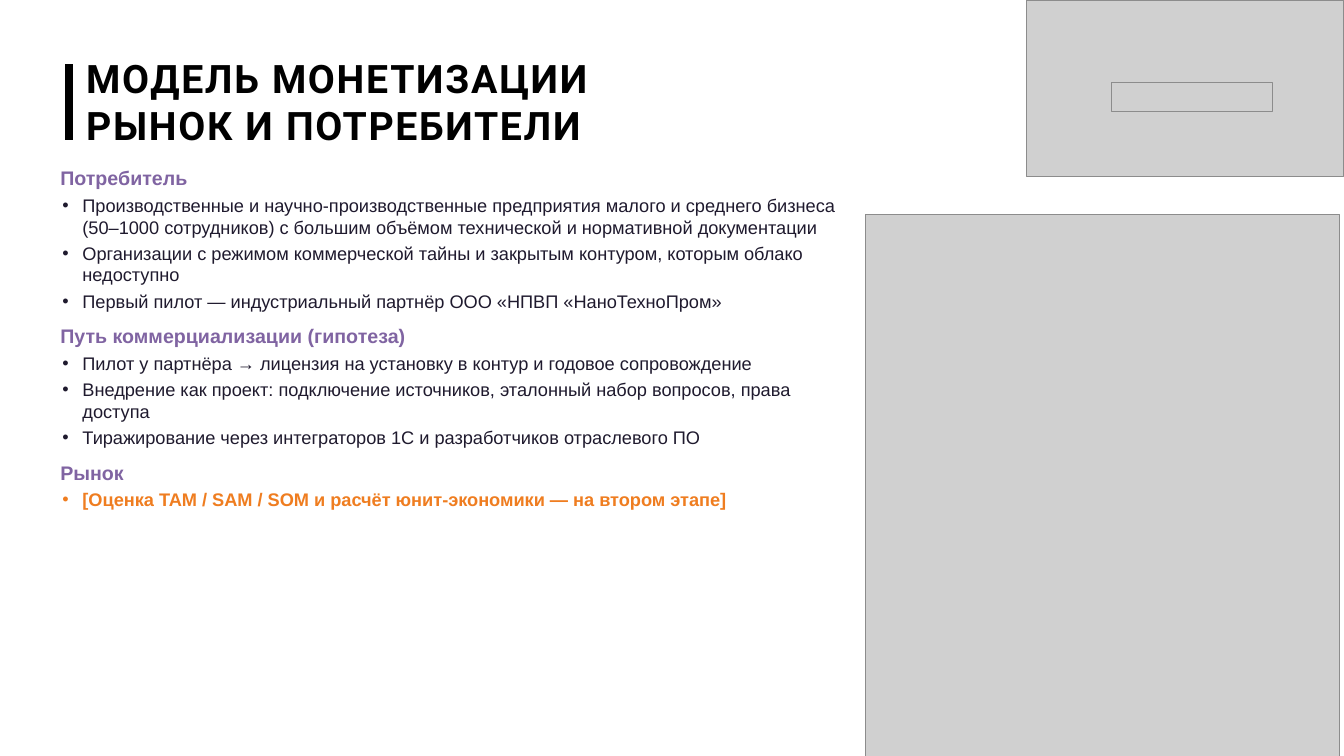
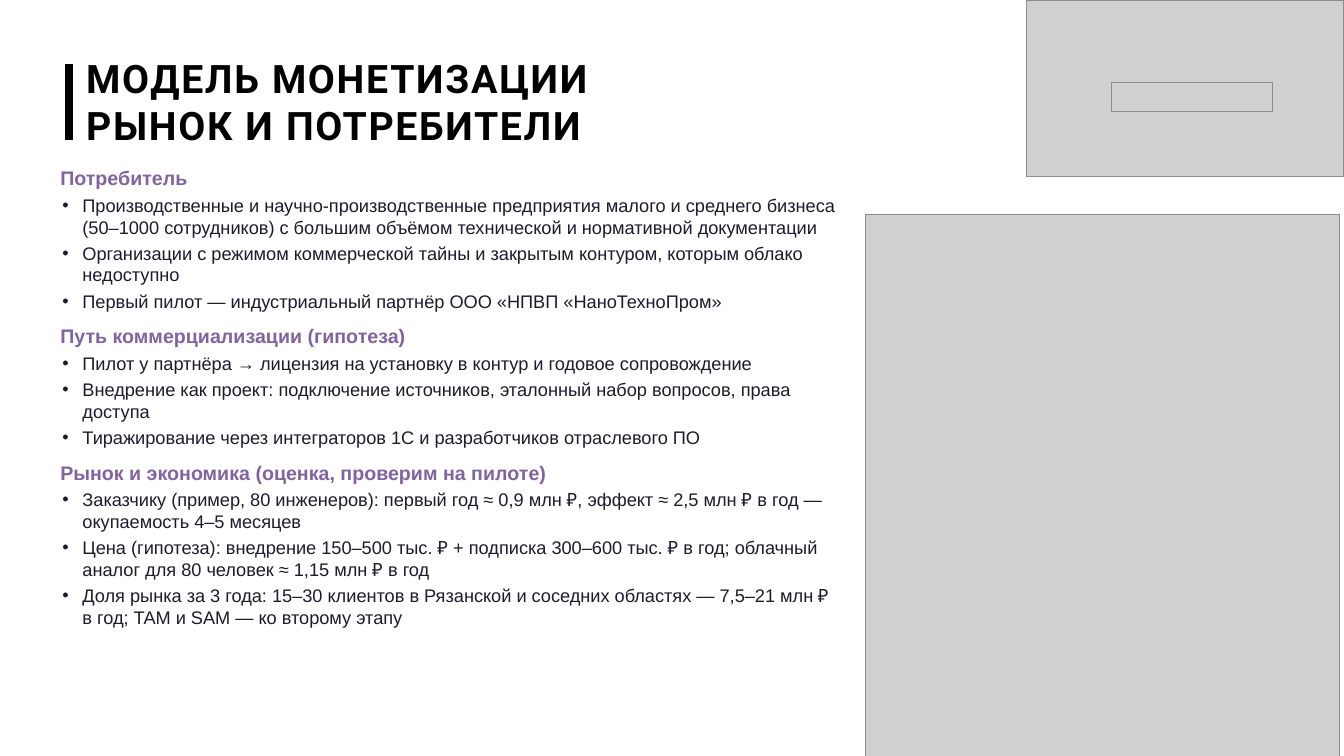
Before and after one commit to imaO0O/acselerator, a slide deck: slide 9 of docs/slides/prezentatsiya.pptx. Drawn at 1344x756 pixels with LibreOffice and Linux fonts; fonts in the diff are those of the drawing; grey boxes stand for pictures; background and template pictures are left out. Boxes give left, top, right and bottom in pixels: in the first picture for what was removed or moved away, otherwise in the second. Text is boxed around its words. In the diff, an @@ line names an element or a change of style, - is before the commit and + after.

```diff
--- a/docs/slides/prezentatsiya.pptx
+++ b/docs/slides/prezentatsiya.pptx
@@ text at (60, 466, 818, 628): text changed; text colour #EF7D20 to #1F1A2E; bold off @@
-Рынок
-• [Оценка TAM / SAM / SOM и расчёт юнит-экономики — на втором этапе]
+Рынок и экономика (оценка, проверим на пилоте)
+• Заказчику (пример, 80 инженеров): первый год ≈ 0,9 млн ₽, эффект ≈ 2,5 млн ₽ в год — окупаемость 4–5 месяцев
+• Цена (гипотеза): внедрение 150–500 тыс. ₽ + подписка 300–600 тыс. ₽ в год; облачный аналог для 80 человек ≈ 1,15 млн ₽ в год
+• Доля рынка за 3 года: 15–30 клиентов в Рязанской и соседних областях — 7,5–21 млн ₽ в год; TAM и SAM — ко второму этапу
```
Also in this commit, not shown: 10 other slides changed, 5 other files.
